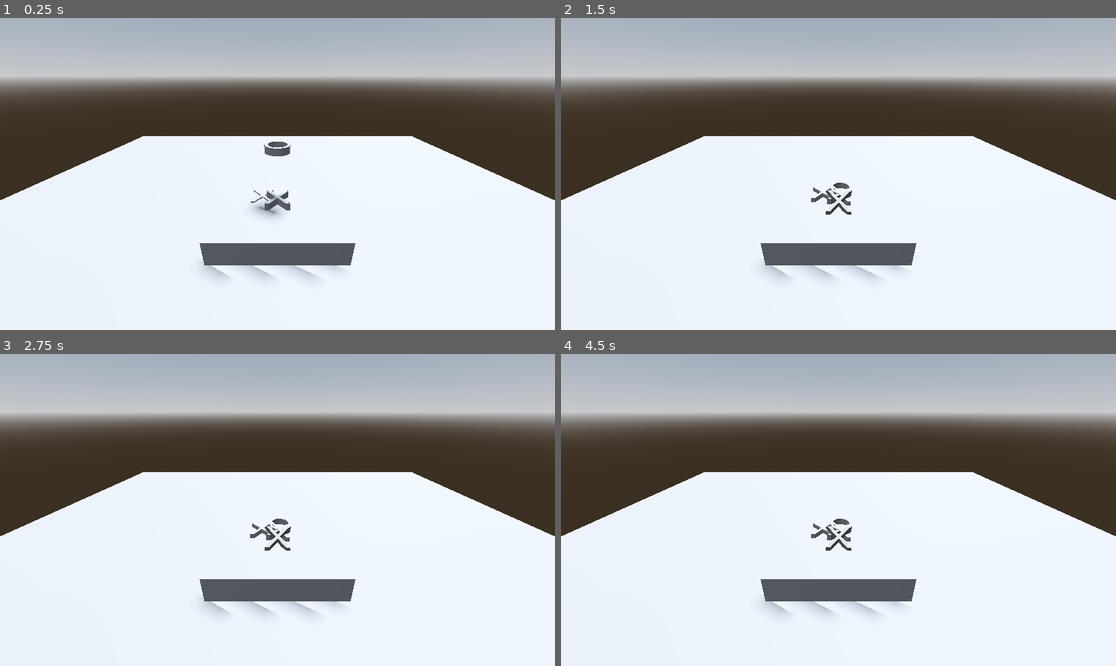
Above: before the commit, frames 1-4 (two rows, left to right).
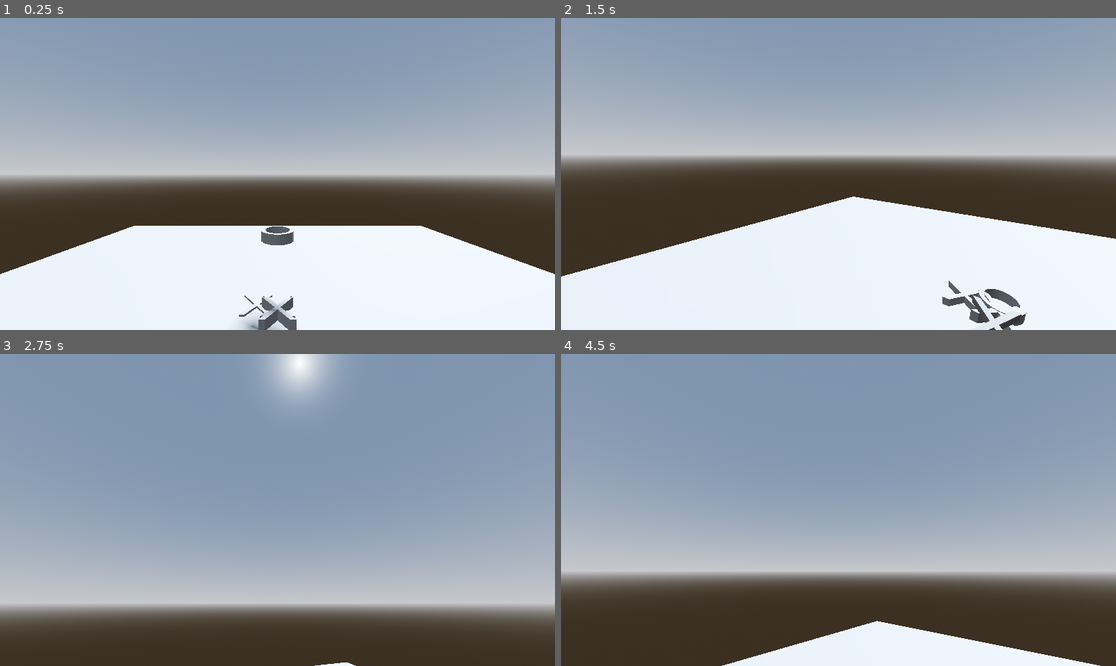
Above: after the commit, the same moments.

Repository: masteroftime/throw-tac-toe
Game: Godot game, scene res://src/level.tscn
Two runs of this game, one before a commit and one after it. Both use one fixed random seed, a clock stepped at 60 frames per second and the inputs below.
Inputs (mouse positions are in pixels of both pictures, inside the frame that each line leads up to):
- Up to frame 1 (0.25 s): no input
- Up to frame 2 (1.5 s): move the mouse to (960, 158) at 0.52 s; tap Enter at 1.25 s; move the mouse to (727, 189) at 1.27 s
- Up to frame 3 (2.75 s): tap Space at 2 s; move the mouse to (333, 441) at 2.02 s
- Up to frame 4 (4.5 s): tap Enter at 2.75, 4.25 s; move the mouse to (810, 572) at 2.77 s; tap Space at 3.5 s; move the mouse to (1005, 556) at 3.52 s; move the mouse to (672, 463) at 4.27 s

The runs differ from the first frame. In frame 1, 73% of the frame differs, in the area x 0-100%, y 0-100%; in frame 2, 69%; in frame 3, 99%; in frame 4, 95%.

Commit message:
Added player scene

Diff:
--- a/src/level.tscn
+++ b/src/level.tscn
@@ -1,6 +1,7 @@
-[gd_scene load_steps=10 format=3 uid="uid://bc00h0hh663r8"]
+[gd_scene load_steps=11 format=3 uid="uid://bc00h0hh663r8"]
 
 [ext_resource type="PackedScene" uid="uid://hu2d2ktmeb7b" path="res://src/symbol_o.tscn" id="1_70ub6"]
+[ext_resource type="PackedScene" uid="uid://dqhotc6osrakd" path="res://src/player.tscn" id="1_h3vjl"]
 [ext_resource type="PackedScene" uid="uid://en4cyb2bq35n" path="res://src/symbol_x.tscn" id="1_h5jjy"]
 
 [sub_resource type="ProceduralSkyMaterial" id="ProceduralSkyMaterial_ken32"]
@@ -30,6 +31,9 @@
 
 [node name="Level" type="Node3D"]
 
+[node name="Player" parent="." instance=ExtResource("1_h3vjl")]
+transform = Transform3D(1, 0, 0, 0, 1, 0, 0, 0, 1, 0, 0.467558, 0.613917)
+
 [node name="WorldEnvironment" type="WorldEnvironment" parent="."]
 environment = SubResource("Environment_htv5o")
 
@@ -55,9 +59,6 @@
 [node name="CollisionShape3D" type="CollisionShape3D" parent="Board"]
 shape = SubResource("BoxShape3D_1t4cr")
 
-[node name="Camera3D" type="Camera3D" parent="."]
-transform = Transform3D(1, 0, 0, 0, 0.900812, 0.434209, 0, -0.434209, 0.900812, 0, 0.531798, 0.740643)
-
 [node name="SymbolX" parent="." instance=ExtResource("1_h5jjy")]
 transform = Transform3D(1, 0, 0, 0, 1, 0, 0, 0, 1, 0, 0.267392, 0)
 
--- /dev/null
+++ b/src/player.gd
@@ -0,0 +1,13 @@
+extends Node3D
+
+const MOUSE_SENSITIVITY = 0.003
+
+@onready var camera = $Camera3D
+
+func _ready():
+	Input.mouse_mode = Input.MOUSE_MODE_CAPTURED
+
+func _unhandled_input(event):
+	if event is InputEventMouseMotion:
+		rotation.y = clamp(rotation.y - event.relative.x * MOUSE_SENSITIVITY, -PI/4, PI/4)
+		camera.rotation.x = clamp(camera.rotation.x-event.relative.y * MOUSE_SENSITIVITY, -PI/4, PI/4)
--- /dev/null
+++ b/src/player.tscn
@@ -0,0 +1,8 @@
+[gd_scene load_steps=2 format=3 uid="uid://dqhotc6osrakd"]
+
+[ext_resource type="Script" path="res://src/player.gd" id="1_0nv46"]
+
+[node name="Player" type="Node3D"]
+script = ExtResource("1_0nv46")
+
+[node name="Camera3D" type="Camera3D" parent="."]
